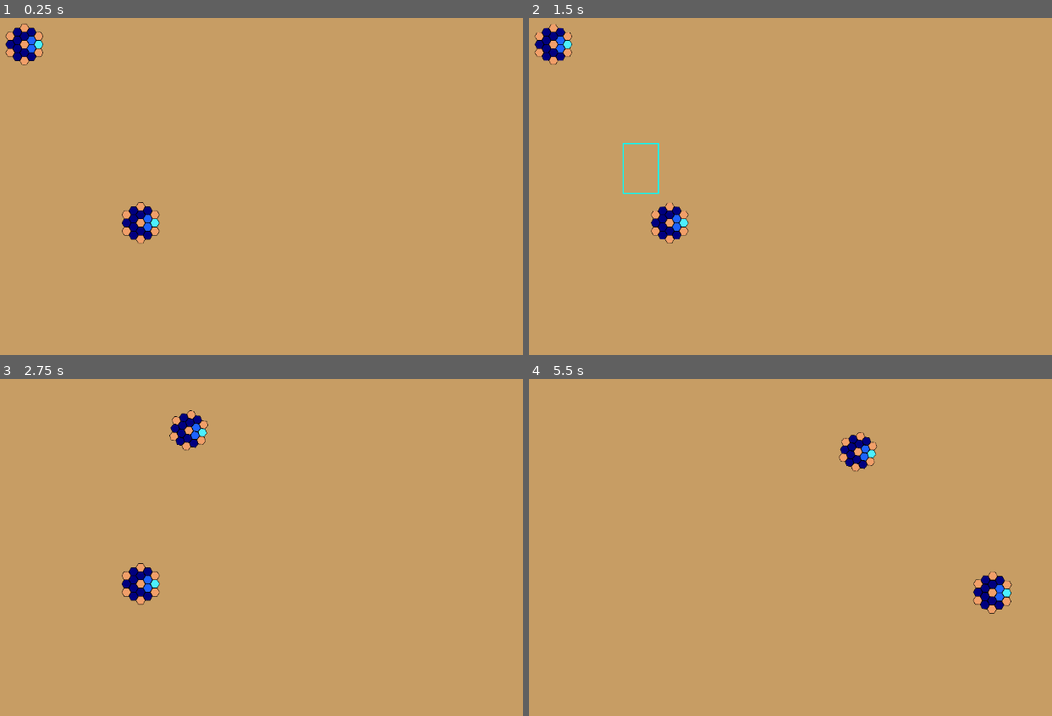
Above: before the commit, frames 1-4 (two rows, left to right).
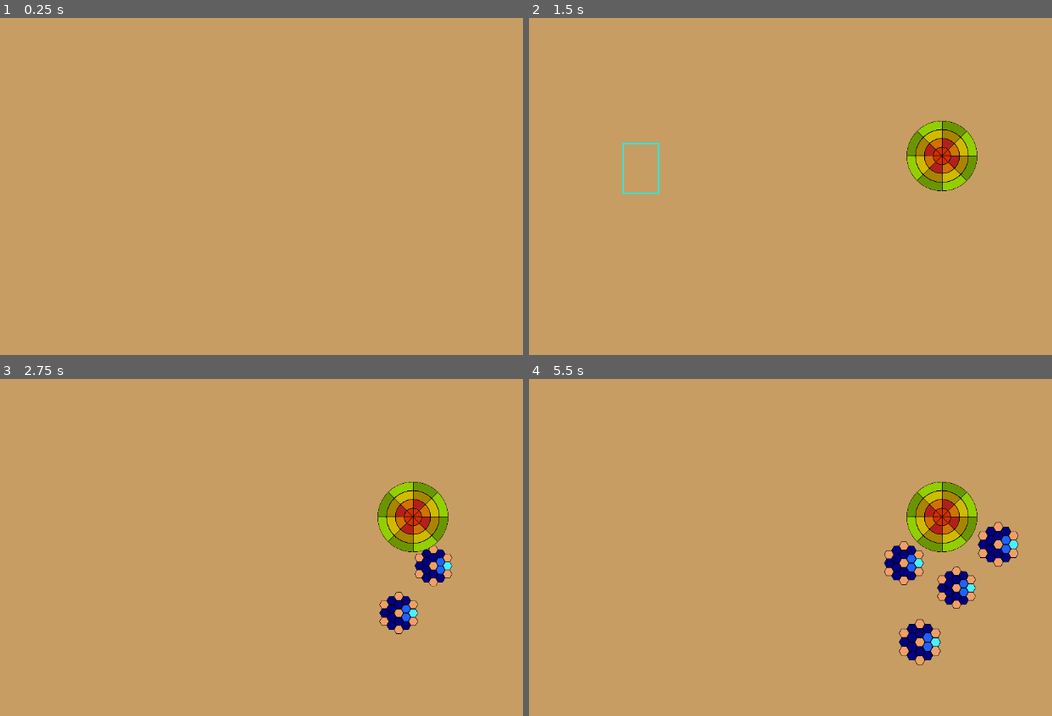
Above: after the commit, the same moments.

Repository: LSilva0/RTS
Game: Godot game, scene res://world.tscn
Same seed, same stepped clock (60 frames per second), same inputs: the game is played once before the commit and once after it.
Inputs (mouse positions are in pixels of both pictures, inside the frame that each line leads up to):
- Up to frame 1 (0.25 s): no input
- Up to frame 2 (1.5 s): tap Enter at 0.5 s; move the mouse to (942, 156) at 0.52 s; hold B (add_building, bound only after the commit) 0.53-1.25 s; click (942, 156) at 0.67 s; drag from (659, 193) to (555, 44) at 1.27 s
- Up to frame 3 (2.75 s): move the mouse to (329, 453) at 2.02 s; hold B (add_building, bound only after the commit) from 2.03 s (still down); click (329, 453) at 2.17 s
- Up to frame 4 (5.5 s): release B (add_building, bound only after the commit) at 2.75 s; drag from (759, 611) to (591, 480) at 2.77 s; move the mouse to (994, 591) at 3.52 s; press the mouse at (994, 591) at 3.53 s; tap B (add_building, bound only after the commit) at 3.8 s; release the mouse at (994, 591) at 4.25 s; drag from (591, 480) to (691, 439) at 4.27 s; move the mouse to (827, 534) at 5.02 s; hold B (add_building, bound only after the commit) from 5.03 s (still down); click (827, 534) at 5.17 s

The runs differ from the first frame. In frame 1, 1.3% of the frame differs, in the area x 0-31%, y 1-67%; in frame 2, 3.5%; in frame 3, 4.8%; in frame 4, 6.4%, in the area x 59-94%, y 15-85%.

Commit message:
base commit

Diff:
--- a/basic_building.gd
+++ b/basic_building.gd
@@ -2,11 +2,18 @@
 
 @export var unit_scene_path = "res://unit.tscn"
 var loaded_unit : PackedScene
-
+var is_building = true
+@onready var building_mode := $BuildingMode
 func _ready():
 	loaded_unit = load(unit_scene_path)
+	building_mode.build_building.connect(_set_building_mode)
 
 func _on_spawn_timer_timeout() -> void:
-	var new_unit = loaded_unit.instantiate()
-	get_tree().root.add_child(new_unit)
-	new_unit.global_position = $SpawnPosition.global_position
+	if !is_building:
+		var new_unit = loaded_unit.instantiate()
+		get_tree().root.add_child(new_unit)
+		new_unit.global_position = $SpawnPosition.global_position
+
+func _set_building_mode():
+	is_building = false
+	$StaticBody2D/CollisionShape2D.disabled = false
--- a/basic_building.tscn
+++ b/basic_building.tscn
@@ -1,7 +1,8 @@
-[gd_scene load_steps=4 format=3 uid="uid://e7xigmqe1n7j"]
+[gd_scene load_steps=5 format=3 uid="uid://e7xigmqe1n7j"]
 
 [ext_resource type="Texture2D" uid="uid://3ncc1d15oelr" path="res://FriendlyBase.svg" id="1_xk8f4"]
 [ext_resource type="Script" uid="uid://b50lbjelhjw3u" path="res://basic_building.gd" id="2_1a1gy"]
+[ext_resource type="PackedScene" uid="uid://d0e6hohr6ht53" path="res://building_mode.tscn" id="3_701y5"]
 
 [sub_resource type="CircleShape2D" id="CircleShape2D_1a1gy"]
 
@@ -17,11 +18,15 @@
 [node name="CollisionShape2D" type="CollisionShape2D" parent="StaticBody2D"]
 scale = Vector2(40, 40)
 shape = SubResource("CircleShape2D_1a1gy")
+disabled = true
 
 [node name="SpawnPosition" type="Node2D" parent="."]
-position = Vector2(0, 700)
+position = Vector2(10, 700)
 
 [node name="SpawnTimer" type="Timer" parent="."]
 autostart = true
 
+[node name="BuildingMode" parent="." node_paths=PackedStringArray("parent_building") instance=ExtResource("3_701y5")]
+parent_building = NodePath("..")
+
 [connection signal="timeout" from="SpawnTimer" to="." method="_on_spawn_timer_timeout"]
--- a/building_mode.gd
+++ b/building_mode.gd
@@ -1,22 +1,36 @@
 extends Node2D
 
 @export var building_area := Rect2(0, 0, 64, 64)
+@export var parent_building : Node2D
 var query_rect = RectangleShape2D.new()
 var can_build = []
+var has_built = false
+
+signal build_building
+
+func _input(event):
+	if event.is_action_pressed("build") and can_build.size() == 0:
+		build_building.emit()
+		has_built = true
+		queue_redraw()
 
 func _process(delta):
-	building_area.position = get_global_mouse_position() - building_area.size/2
-	var space = get_world_2d().direct_space_state
-	query_rect.size = abs(building_area.size)
-	var q = PhysicsShapeQueryParameters2D.new()
-	q.shape = query_rect
-	q.collision_mask = 2
-	q.transform = Transform2D(0, get_global_mouse_position())
-	can_build = space.intersect_shape(q)
-	queue_redraw()
+	if !has_built:
+		parent_building.global_position = get_global_mouse_position()
+		building_area.position = -(building_area.size/2)
+		var space = get_world_2d().direct_space_state
+		query_rect.size = abs(building_area.size)
+		var q = PhysicsShapeQueryParameters2D.new()
+		q.shape = query_rect
+		q.collision_mask = 2
+		q.transform = Transform2D(0, get_global_mouse_position())
+		can_build = space.intersect_shape(q)
+		queue_redraw()
 
 func _draw():
-	if can_build.size() == 0:
-		draw_rect(building_area, Color.GREEN)
+	if can_build.size() == 0 and !has_built:
+		draw_rect(building_area, Color(0,1,0,.5))
+	elif !has_built:
+		draw_rect(building_area, Color(1,0,0,.5))
 	else:
-		draw_rect(building_area, Color.RED)
+		draw_rect(building_area, Color.TRANSPARENT)
--- a/building_mode.tscn
+++ b/building_mode.tscn
@@ -4,3 +4,4 @@
 
 [node name="BuildingMode" type="Node2D"]
 script = ExtResource("1_n2xfr")
+building_area = Rect2(0, 0, 900, 900)
--- a/project.godot
+++ b/project.godot
@@ -26,6 +26,16 @@
 "events": [Object(InputEventMouseButton,"resource_local_to_scene":false,"resource_name":"","device":-1,"window_id":0,"a …(258 unchanged characters)…
 ]
 }
+build={
+"deadzone": 0.2,
+"events": [Object(InputEventMouseButton,"resource_local_to_scene":false,"resource_name":"","device":-1,"window_id":0,"alt_pressed":false,"shift_pressed":false,"ctrl_pressed":false,"meta_pressed":false,"button_mask":1,"position":Vector2(468, 7),"global_position":Vector2(477, 55),"factor":1.0,"button_index":1,"canceled":false,"pressed":true,"double_click":false,"script":null)
+]
+}
+add_building={
+"deadzone": 0.2,
+"events": [Object(InputEventKey,"resource_local_to_scene":false,"resource_name":"","device":-1,"window_id":0,"alt_pressed":false,"shift_pressed":false,"ctrl_pressed":false,"meta_pressed":false,"pressed":false,"keycode":0,"physical_keycode":66,"key_label":0,"unicode":98,"location":0,"echo":false,"script":null)
+]
+}
 
 [rendering]
 
--- a/world.gd
+++ b/world.gd
@@ -4,10 +4,12 @@
 var drag_start = Vector2.ZERO
 var select_rect = RectangleShape2D.new()
 var selected = []
-
+var has_building = false
+@onready var building_scene = preload("res://basic_building.tscn")
 @export var color_rect = ColorRect
 func _ready():
 	color_rect.mouse_filter = Control.MOUSE_FILTER_IGNORE
+
 func _unhandled_input(event: InputEvent) -> void:
 	if event is InputEventMouseButton and event.button_index == MOUSE_BUTTON_LEFT:
 		if event.pressed:
@@ -35,6 +37,12 @@
 	if event is InputEventMouseMotion and dragging:
 		queue_redraw()
 
+func _input(event):
+	if event.is_action_pressed("add_building") and !has_building:
+		var building = building_scene.instantiate()
+		has_building = true
+		add_child(building)
+
 func _draw():
 	if dragging:
 		draw_rect(Rect2(drag_start, get_global_mouse_position() - drag_start), Color.AQUA, false, 2)
--- a/world.tscn
+++ b/world.tscn
@@ -1,7 +1,6 @@
-[gd_scene load_steps=3 format=3 uid="uid://0kp6ghpvhrvx"]
+[gd_scene load_steps=2 format=3 uid="uid://0kp6ghpvhrvx"]
 
 [ext_resource type="Script" uid="uid://bnam678ue20ab" path="res://world.gd" id="1_fj7yv"]
-[ext_resource type="PackedScene" uid="uid://q2p2v1xukdr2" path="res://unit.tscn" id="2_tlwt5"]
 
 [node name="World" type="Node2D" node_paths=PackedStringArray("color_rect")]
 z_index = 1
@@ -15,9 +14,3 @@
 offset_right = 1152.0
 offset_bottom = 648.0
 color = Color(0.779452, 0.613813, 0.392035, 1)
-
-[node name="Unit" parent="." instance=ExtResource("2_tlwt5")]
-position = Vector2(167, 101)
-
-[node name="Unit2" parent="." instance=ExtResource("2_tlwt5")]
-position = Vector2(365, 406)
